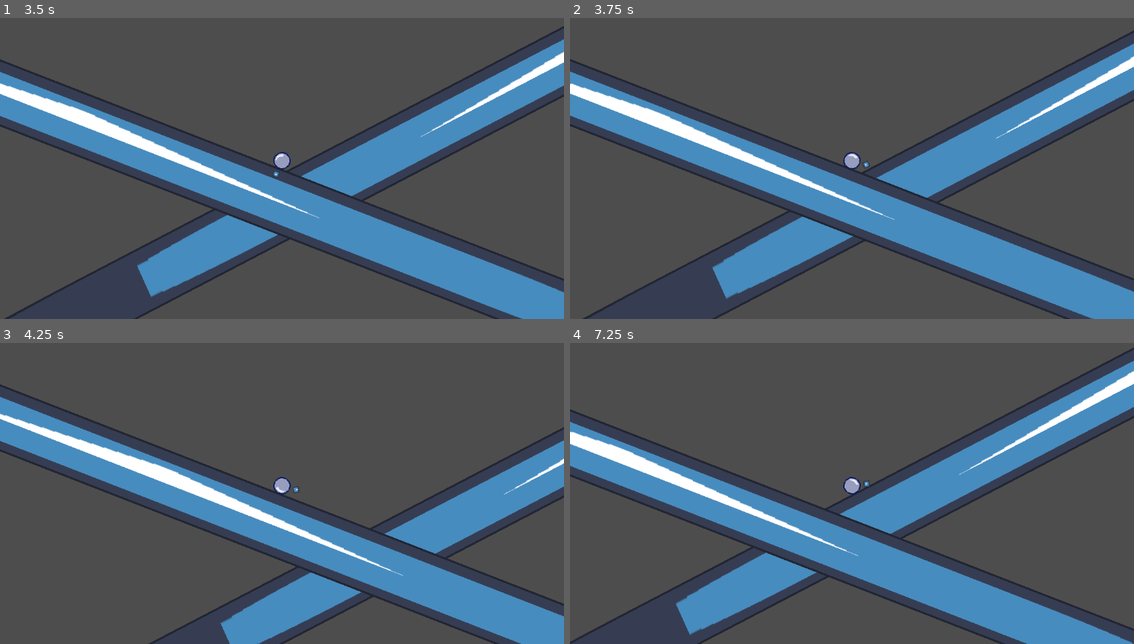
Above: before the commit, frames 1-4 (two rows, left to right).
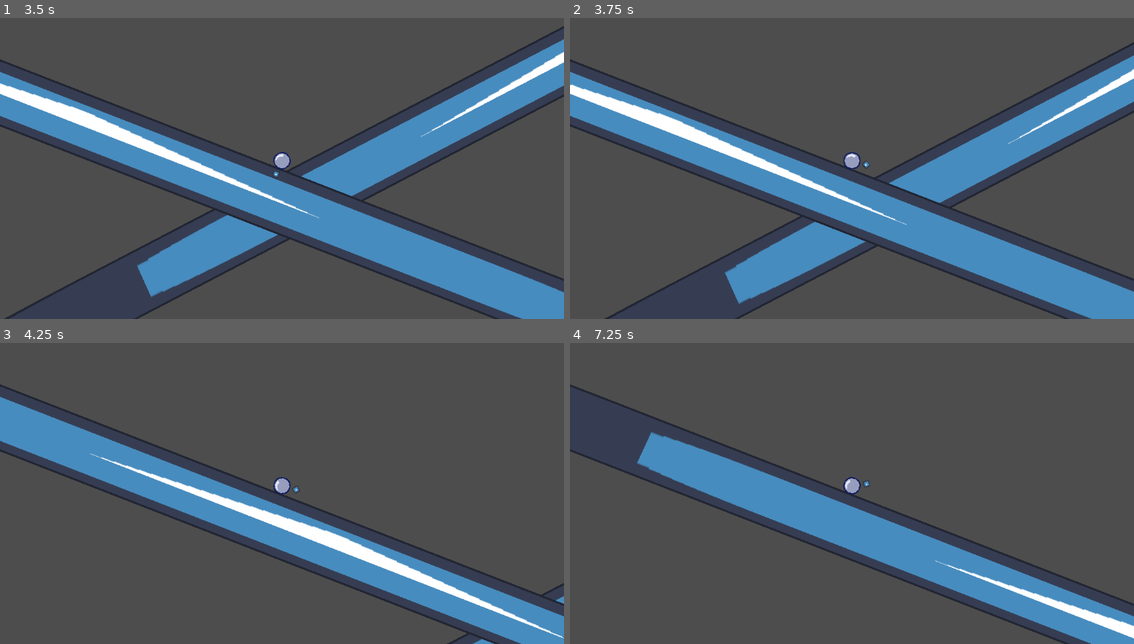
Above: after the commit, the same moments.

Repository: HjalteTagmose/Winball
Game: Godot game, scene res://scenes/TestScene.tscn
Two runs of this game, one before a commit and one after it. Both use one fixed random seed, a clock stepped at 60 frames per second and the inputs below. The engine's default icon, where the game draws it, is replaced by a stand-in: a white triangle on a blue panel in a dark square.
Inputs (mouse positions are in pixels of both pictures, inside the frame that each line leads up to):
- Up to frame 1 (3.5 s): tap Enter (ui_accept) at 0.5, 0.77, 1.52, 3.02 s; move the mouse to (406, 144) at 0.52 s; tap S (aim_down) at 0.6 s; move the mouse to (169, 177) at 1.27 s; tap A (aim_left) at 1.35 s; move the mouse to (338, 90) at 2.02 s; tap D (aim_right) at 2.1 s; move the mouse to (253, 222) at 2.77 s; tap W (aim_up) at 2.85 s
- Up to frame 2 (3.75 s): move the mouse to (1021, 207) at 3.52 s; tap Space (launch) at 3.6 s
- Up to frame 3 (4.25 s): tap Enter (ui_accept) at 3.77 s
- Up to frame 4 (7.25 s): move the mouse to (682, 439) at 4.27 s; tap S (aim_down) at 4.35 s; tap Enter (ui_accept) at 4.52, 6.02, 6.77 s; move the mouse to (880, 484) at 5.02 s; tap A (aim_left) at 5.1 s; move the mouse to (767, 406) at 5.77 s; tap D (aim_right) at 5.85 s; move the mouse to (976, 469) at 6.52 s; tap W (aim_up) at 6.6 s

Frame 1 is identical in both runs. In frame 2, 8.3% of the frame differs, in the area x 0-100%, y 4-100%; in frame 3, 11%; in frame 4, 28%, in the area x 0-100%, y 1-100%.

Commit message:
Added storm

Diff:
--- /dev/null
+++ b/prefabs/storm.tscn
@@ -0,0 +1,26 @@
+[gd_scene load_steps=4 format=3 uid="uid://8b3hfhqgnwil"]
+
+[ext_resource type="Script" uid="uid://bagx158bqhie" path="res://scripts/Storm.gd" id="1_hmgbu"]
+
+[sub_resource type="PlaceholderTexture2D" id="PlaceholderTexture2D_nb1wl"]
+size = Vector2(360, 160)
+
+[sub_resource type="RectangleShape2D" id="RectangleShape2D_n77mx"]
+
+[node name="Storm" type="Area2D" node_paths=PackedStringArray("CollisionArea", "Graphic", "CameraRef")]
+script = ExtResource("1_hmgbu")
+CollisionArea = NodePath("CollisionShape2D")
+Graphic = NodePath("Sprite2D")
+CameraRef = NodePath("")
+Speed = 48.0
+metadata/_custom_type_script = "uid://bagx158bqhie"
+
+[node name="Sprite2D" type="Sprite2D" parent="."]
+self_modulate = Color(0, 0, 0.141176, 0.0941176)
+texture = SubResource("PlaceholderTexture2D_nb1wl")
+
+[node name="CollisionShape2D" type="CollisionShape2D" parent="."]
+shape = SubResource("RectangleShape2D_n77mx")
+
+[connection signal="body_entered" from="." to="." method="_on_body_enter"]
+[connection signal="body_exited" from="." to="." method="_on_body_exit"]
--- a/scenes/TestScene.tscn
+++ b/scenes/TestScene.tscn
@@ -44,7 +44,5 @@
 
 [node name="Player" parent="." instance=ExtResource("2_n77mx")]
 mass = 0.1
-minLaunchPower = 53.475
-maxLaunchPower = 250.0
 
 [node name="Camera2D" type="Camera2D" parent="Player"]
--- /dev/null
+++ b/scripts/Storm.gd
@@ -0,0 +1,45 @@
+extends Area2D
+class_name Storm
+
+@export var CollisionArea: CollisionShape2D
+@export var Graphic: Sprite2D
+@export var CameraRef: Camera2D
+@export var TimeToKill: float = 3.0
+@export var Speed: float = 4.0
+
+var player: Player
+var currentTIme: float
+
+
+func _ready() -> void:
+	var size = get_window().size
+	size.y *= 4
+
+	Graphic.texture.size = size
+	CollisionArea.shape.size = size
+	position.x = CameraRef.global_position.x
+	position.y = size.y/1.5
+
+func _process(delta: float) -> void:
+	if player:
+		currentTIme += delta
+
+		if currentTIme >= TimeToKill:
+			print("player DEAAAAD");
+
+	else:
+		currentTIme = 0.0
+
+
+func _physics_process(delta: float) -> void:
+	move_local_y(-Speed * delta)
+	position.x = CameraRef.global_position.x
+	pass
+
+func _on_body_enter(body: Node2D):
+	if body is Player:
+		player = body
+
+func _on_body_exit(body: Node2D):
+	if body is Player:
+		player = null
Not shown, added: art/ph_tileable_bg.png.import
Not shown, added: scripts/Storm.gd.uid
